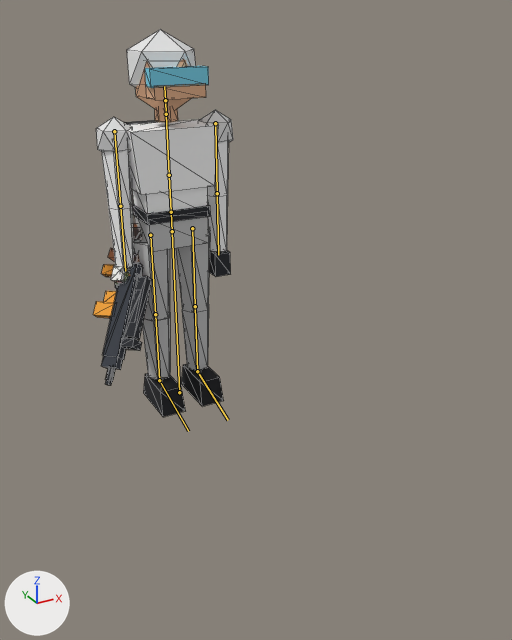
Two versions of the glTF model client/public/models/player.glb, one commit apart.
The view is the same before and after, from a camera (50 mm lens) standing at (-1.26, -3.15, 1.9) and looking at (-0.02, -0.88, 0.77). The lights are fixed; the arrows at lower left show +X, +Y and +Z. The picture after the commit comes second. The bones that change, and the others that lie on the model, are drawn over the model as lines. Mesh edges are drawn as thin lines.

Names of what the first picture shows: 'Player', 'weapon_ak5', 'weapon_bandage', 'weapon_grenade', 'weapon_revolver', 'weapon_sniper'.
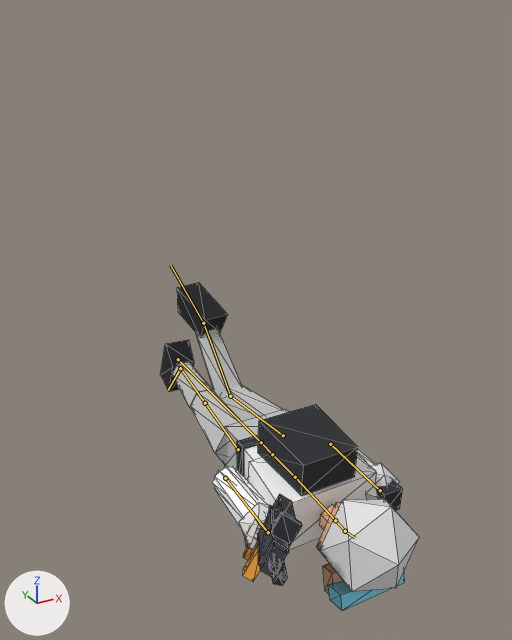
The newer file adds an action. The first version stands in its rest pose; the second is drawn at frame 0 of the action 'crawl_back'.

What the commit changed:
Bone 'root' (bone_root) moves from (0.0, 0.0, 0.0) to (0.0, 0.2, 0.0).
Bone 'root' (bone_root) turns from (0, 0, 0) to (90, 0, 0) degrees about its own x, y and z.
Bone 'chest' (bone_chest) turns from (0, 0, 0) to (3, 0, 0) degrees about its own x, y and z.
Bone 'head' (bone_head) turns from (0, 0, 0) to (-14, 0, 0) degrees about its own x, y and z.
Bone 'upper_arm_L' (bone_upper_arm_l) turns from (0, 0, 0) to (0, -90, 0) degrees about its own x, y and z.
Bone 'forearm_L' (bone_forearm_l) turns from (0, 0, 0) to (180, -90, 0) degrees about its own x, y and z.
Bone 'upper_arm_R' (bone_upper_arm_r) turns from (0, 0, 0) to (0, 90, 0) degrees about its own x, y and z.
Bone 'forearm_R' (bone_forearm_r) turns from (0, 0, 0) to (180, -90, 0) degrees about its own x, y and z.
Bone 'thigh_L' (bone_thigh_l) turns from (0, 0, 0) to (0, 0, 6) degrees about its own x, y and z.
Bone 'shin_L' (bone_shin_l) turns from (0, 0, 0) to (52, 0, 0) degrees about its own x, y and z.
Bone 'foot_L' (bone_foot_l) turns from (0, 0, 0) to (54, 0, 0) degrees about its own x, y and z.
Bone 'thigh_R' (bone_thigh_r) turns from (0, 0, 0) to (0, 0, -6) degrees about its own x, y and z.
Bone 'foot_R' (bone_foot_r) turns from (0, 0, 0) to (29, 0, 0) degrees about its own x, y and z.

Boxes [x1, y1, x2, y2] around the edits, measured in the pictures (512 x 640 px):
'Player', posed (88% wider, 15% shorter)
    before: [96, 29, 233, 417]
    after: [161, 283, 419, 611]
'weapon_sniper', posed (15% wider, 48% shorter)
    before: [101, 223, 152, 385]
    after: [243, 494, 302, 578]
'weapon_ak5', posed
    before: [93, 227, 143, 381]
    after: [243, 505, 288, 582]
'weapon_bandage', posed
    before: [111, 266, 127, 282]
    after: [247, 518, 258, 539]
'weapon_revolver', posed (mostly hidden before)
    before: [108, 248, 130, 319]
    after: [245, 538, 288, 586]
'weapon_grenade', posed (not visible afterwards)
    before: [115, 272, 140, 285]
bone 'root', root to tip
    before: (179, 392) to (172, 231)
    after: (178, 359) to (261, 442)
bone 'chest', root to tip
    before: (169, 175) to (166, 114)
    after: (295, 477) to (335, 520)
bone 'head', root to tip
    before: (165, 100) to (164, 86)
    after: (345, 531) to (355, 538)
bone 'upper_arm_L', root to tip
    before: (215, 123) to (217, 193)
    after: (380, 490) to (330, 444)
bone 'forearm_L', root to tip
    before: (217, 193) to (218, 255)
    after: (330, 444) to (376, 487)
bone 'upper_arm_R', root to tip
    before: (114, 131) to (120, 206)
    after: (268, 532) to (225, 478)
bone 'forearm_R', root to tip
    before: (120, 206) to (125, 271)
    after: (225, 478) to (265, 529)
bone 'thigh_L', root to tip
    before: (192, 228) to (195, 306)
    after: (283, 435) to (230, 396)
bone 'shin_L', root to tip
    before: (195, 306) to (197, 371)
    after: (230, 396) to (203, 323)
bone 'foot_L', root to tip
    before: (197, 371) to (228, 420)
    after: (203, 323) to (170, 265)
bone 'thigh_R', root to tip
    before: (150, 235) to (155, 314)
    after: (238, 449) to (205, 403)
bone 'foot_R', root to tip
    before: (159, 380) to (188, 431)
    after: (180, 368) to (168, 390)
